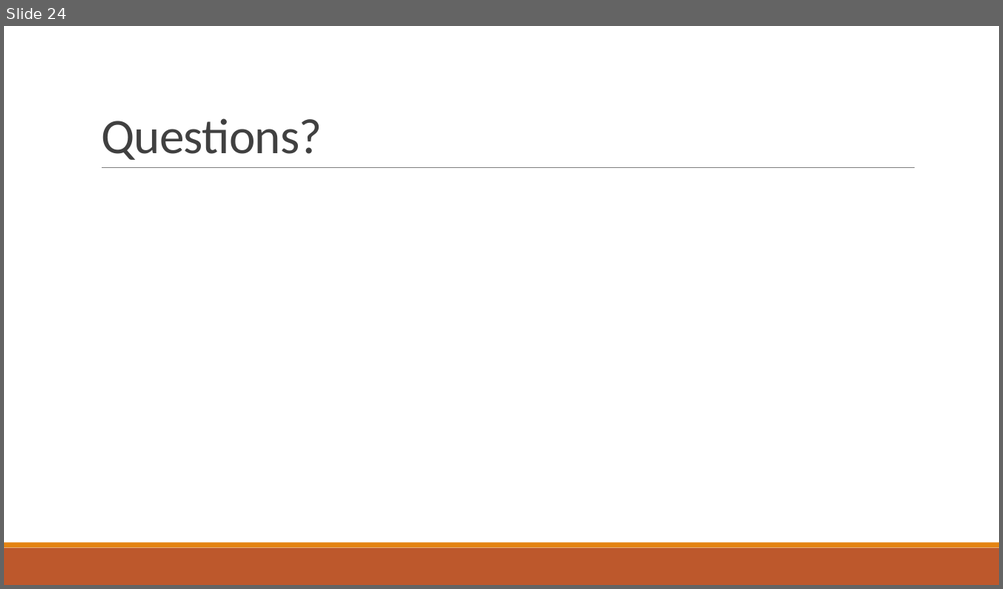
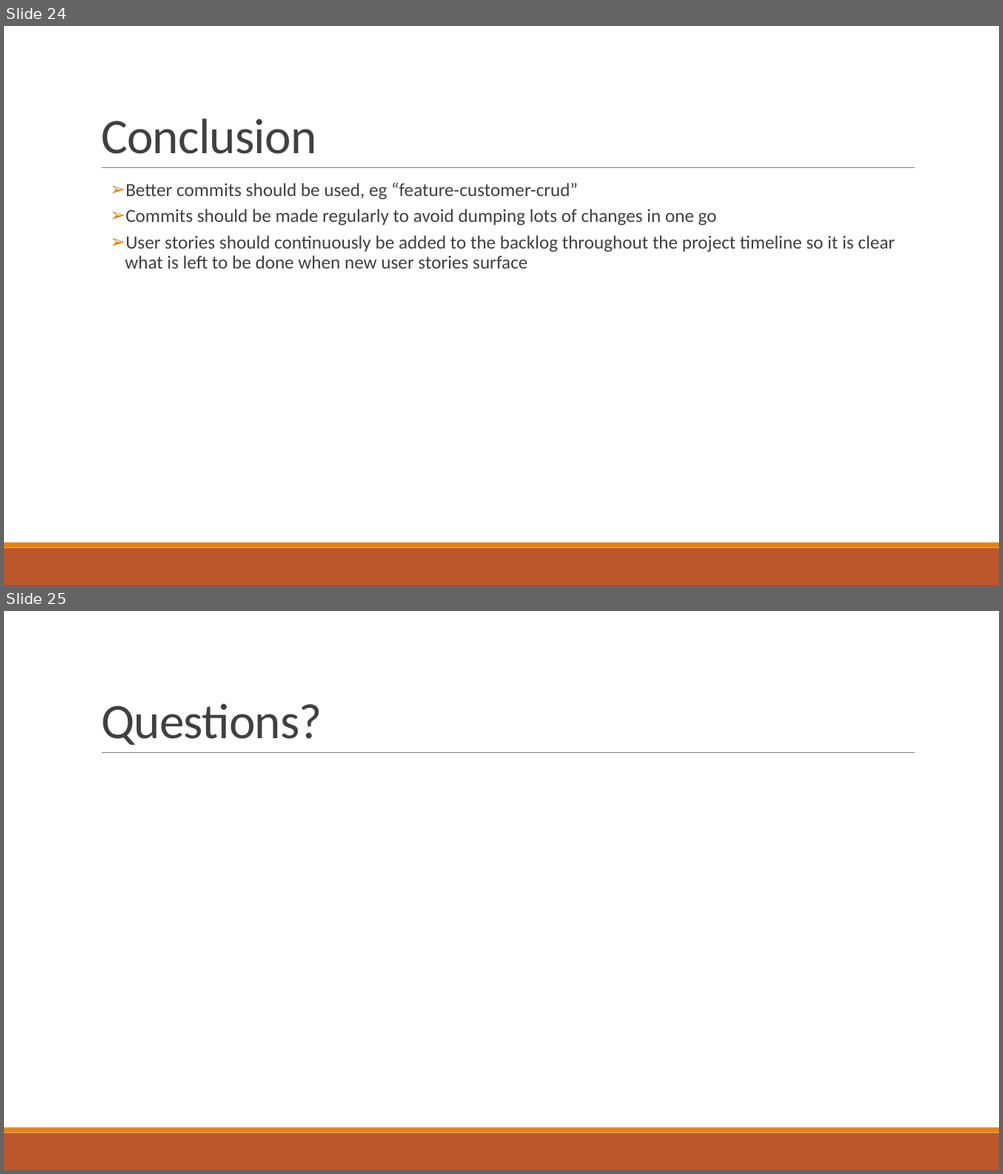
Before and after one commit to ayub96/Project-Inventory-Management-System, a slide deck: Documentation/IMS Project presentation.pptx. Shown one above the other, each under a label of ours: slide 24 before the commit, slides 24 and 25 after it. The pictures are 1003x589 and 1003x1174 pixels, drawn with LibreOffice and Linux fonts; fonts in the diff are those of the drawing. Boxes give left, top, right and bottom in pixels: in the first picture for what was removed or moved away, otherwise in the second. Text is boxed around its words. In the diff, an @@ line names an element or a change of style, - is before the commit and + after.

```diff
--- a/Documentation/IMS Project presentation.pptx
+++ b/Documentation/IMS Project presentation.pptx
@@ slide 24 added at (4,26,999,585), background #FFFFFF; not listed: 3 template elements that a slide beside it also shows @@
@@ title added at (101,118,317,154), 48 pt, text #404040 @@
+Conclusion
@@ text added at (125,183,895,269), 18 pt, text #404040 @@
+  ➢ Better commits should be used, eg “feature-customer-crud”
+  ➢ Commits should be made regularly to avoid dumping lots of changes in one go
+  ➢ User stories should continuously be added to the backlog throughout the project timeline so it is clear what is left to be done when new user stories surface
@@ what was slide 24 is now slide 25 @@
```
Also in this commit, not shown: 14 slides changed, 6 other slides added, 6 slides removed, 10 other files.
